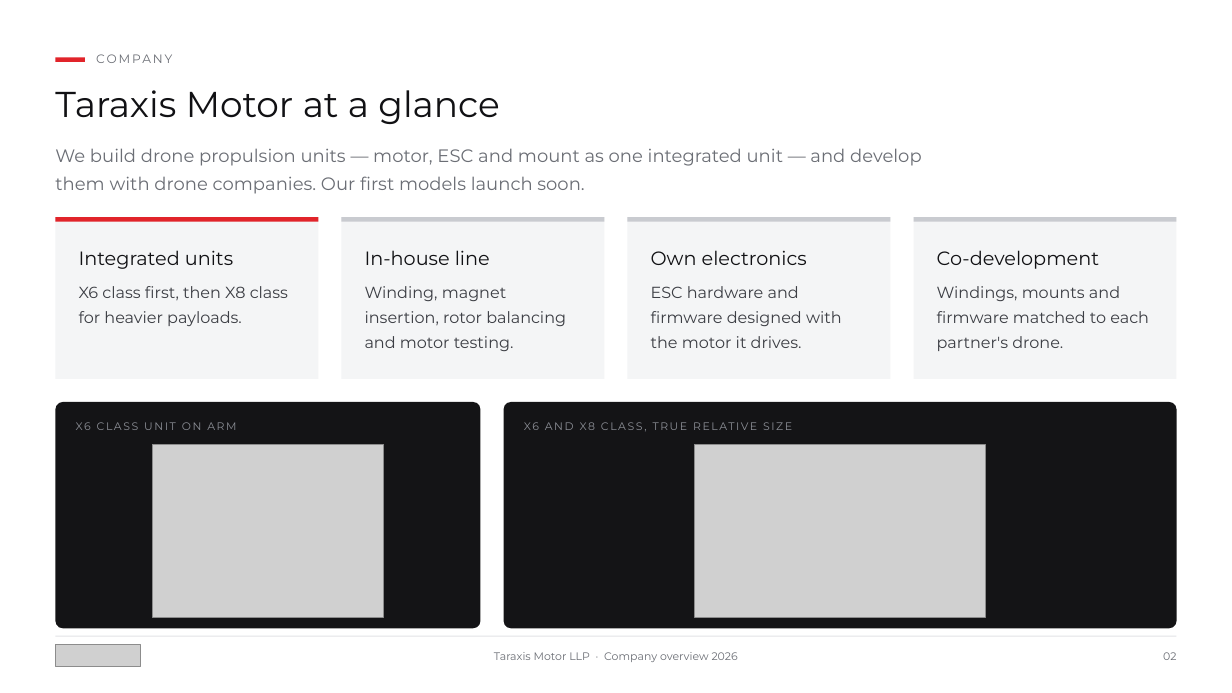
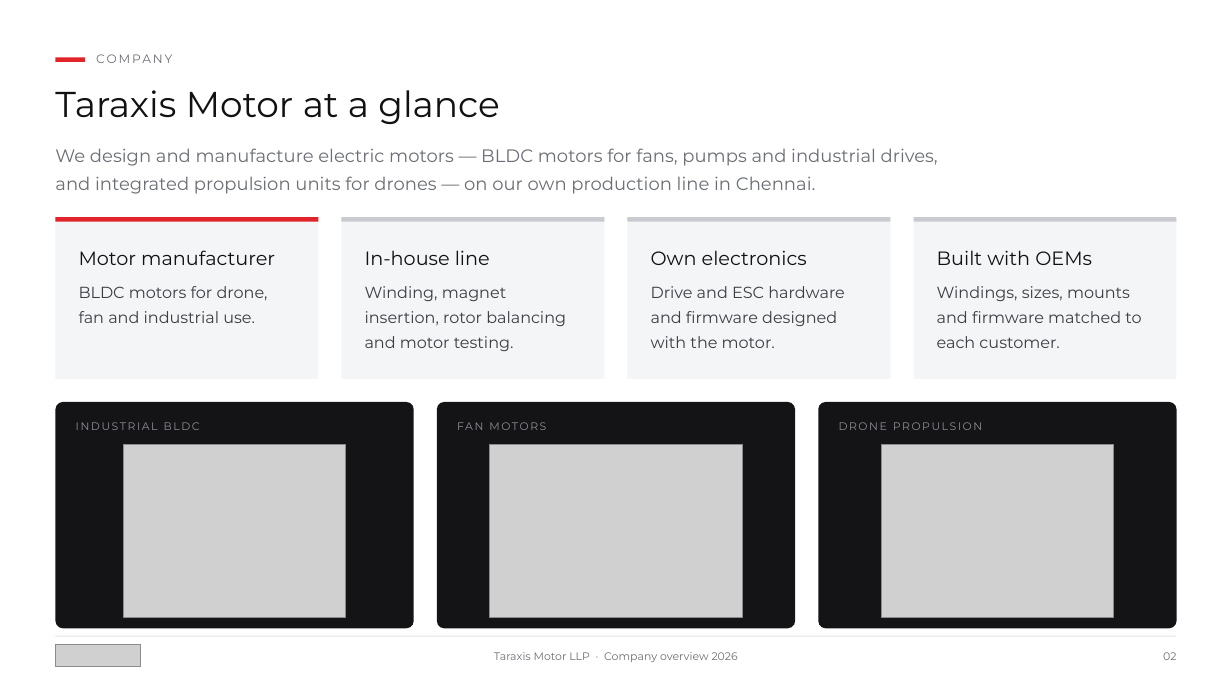
Before and after one commit to siddharthsu/siddharthsu, a slide deck: slide 2 of Taraxis_Presentation/Taraxis_Motor_Corporate.pptx. Drawn at 1232x693 pixels with LibreOffice and Linux fonts; fonts in the diff are those of the drawing; grey boxes stand for pictures. Boxes give left, top, right and bottom in pixels: in the first picture for what was removed or moved away, otherwise in the second. Text is boxed around its words. In the diff, an @@ line names an element or a change of style, - is before the commit and + after.

```diff
--- a/Taraxis_Presentation/Taraxis_Motor_Corporate.pptx
+++ b/Taraxis_Presentation/Taraxis_Motor_Corporate.pptx
@@ text at <box>55,148,938,194</box>: text changed @@
-We build drone propulsion units — motor, ESC and mount as one integrated unit — and develop them with drone companies. Our first models launch soon.
+We design and manufacture electric motors — BLDC motors for fans, pumps and industrial drives, and integrated propulsion units for drones — on our own production line in Chennai.
@@ text at <box>79,250,275,265</box>: text changed @@
-Integrated units
+Motor manufacturer
@@ text at <box>937,250,1092,265</box>: text changed @@
-Co-development
+Built with OEMs
@@ text at <box>79,286,268,323</box>: text changed @@
-X6 class first, then X8 class for heavier payloads.
+BLDC motors for drone, fan and industrial use.
@@ text at <box>651,286,845,348</box>: text changed @@
-ESC hardware and firmware designed with the motor it drives.
+Drive and ESC hardware and firmware designed with the motor.
@@ text at <box>937,286,1141,348</box>: text changed @@
-Windings, mounts and firmware matched to each partner's drone.
+Windings, sizes, mounts and firmware matched to each customer.
@@ rounded rectangle: place and size @@
-rounded rectangle at <box>55,402,481,628</box>
+rounded rectangle at <box>55,402,414,628</box>
@@ rounded rectangle: place and size @@
-rounded rectangle at <box>504,402,1177,628</box>
+rounded rectangle at <box>437,402,796,628</box>
@@ rounded rectangle added at <box>819,402,1177,628</box>, fill #141416 @@
@@ text at <box>76,422,200,430</box>: text changed @@
-X6 CLASS UNIT ON ARM
+INDUSTRIAL BLDC
@@ picture: place and size @@
-picture at <box>152,445,384,617</box>
+picture at <box>124,445,346,617</box>
@@ picture added at <box>489,445,743,617</box> @@
@@ text at <box>524,422,595,430</box>: text changed @@
-X6 AND X8 CLASS, TRUE RELATIVE SIZE
+FAN MOTORS
@@ picture removed at <box>695,445,985,617</box> @@
@@ text added at <box>839,422,982,430</box>, 8.5 pt, text #8C8F96 @@
+DRONE PROPULSION
@@ picture added at <box>882,445,1114,617</box> @@
```
Also in this commit, not shown: 11 other slides changed, 4 slides added, 2 slides removed, 2 other files.
